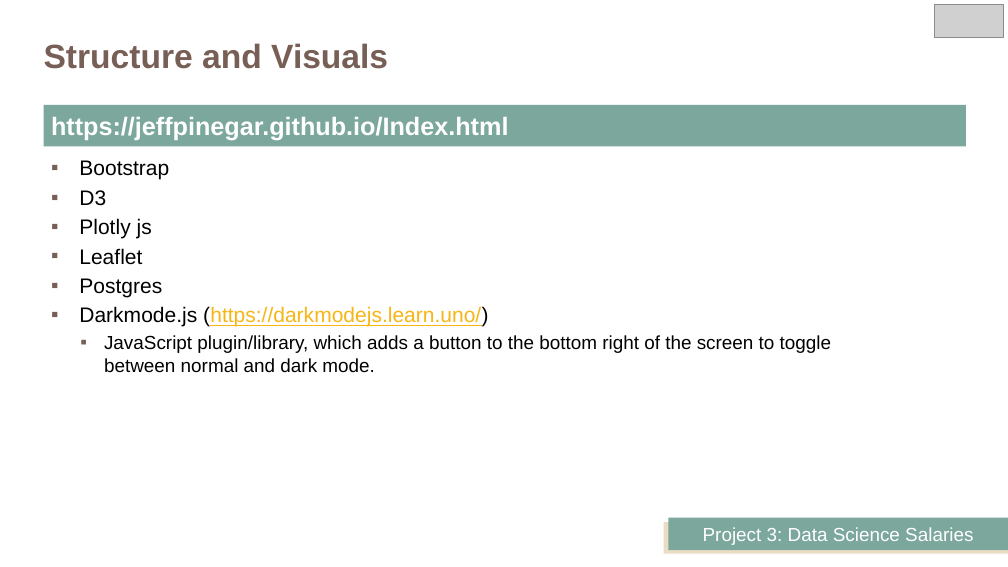
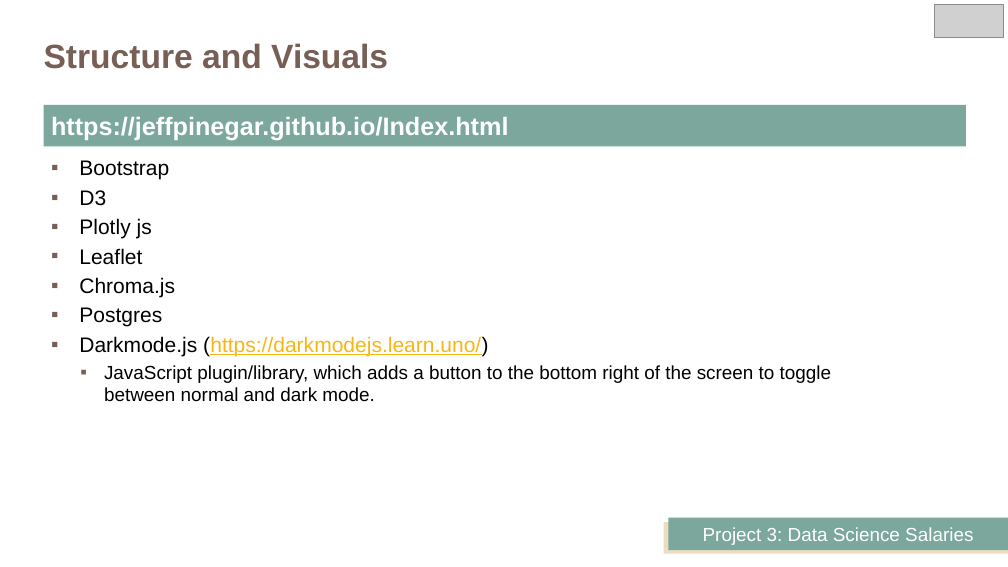
Before and after one commit to JeffPinegar/Project_3_DS_Salaries, a slide deck: slide 5 of DataScience_Salaries.pptx. Drawn at 1008x567 pixels with LibreOffice and Linux fonts; fonts in the diff are those of the drawing; grey boxes stand for pictures. Boxes give left, top, right and bottom in pixels: in the first picture for what was removed or moved away, otherwise in the second. Text is boxed around its words. In the diff, an @@ line names an element or a change of style, - is before the commit and + after.

```diff
--- a/DataScience_Salaries.pptx
+++ b/DataScience_Salaries.pptx
@@ text at (79, 277, 175, 298): paragraph added @@
+▪ Chroma.js
```
Also in this commit, not shown: 3 other slides changed.
